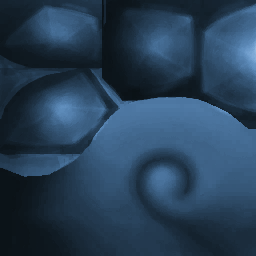
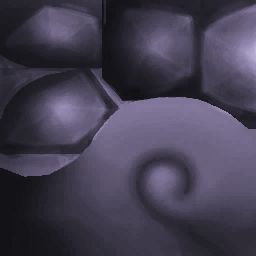
The second 256×256 image is a revision of the first. Changes to its layers:
hid group "Yellow" (2 layers) over [0, 0, 256, 256]
showed group "Black" (2 layers) over [0, 0, 256, 256]
